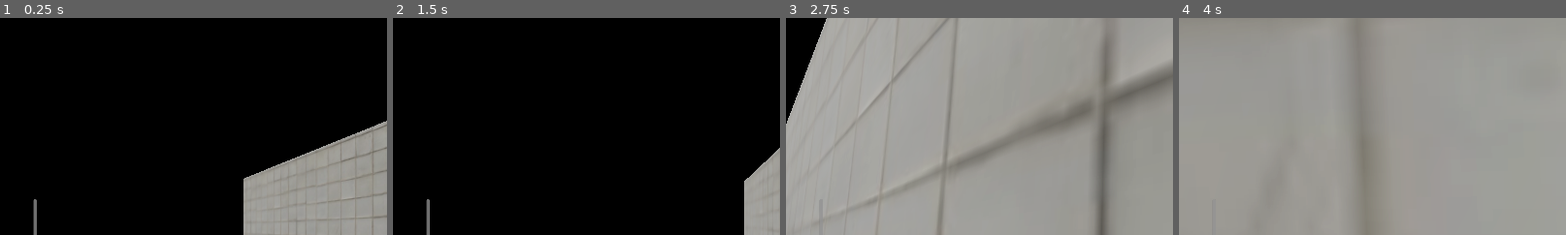
Above: before the commit, frames 1-4 (left to right).
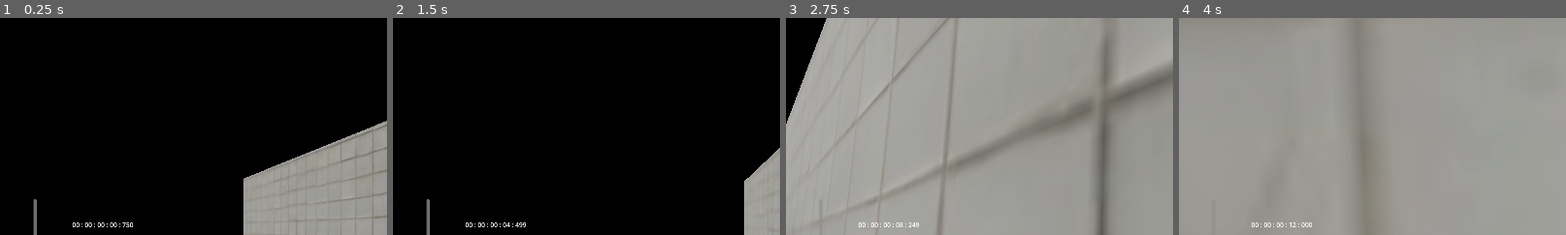
Above: after the commit, the same moments.

Repository: Roberti-coi/horor_game
Game: Godot game, scene res://scenes/level_test.tscn
Two runs of this game, one before a commit and one after it. Both use one fixed random seed, a clock stepped at 60 frames per second and the inputs below.
Inputs (mouse positions are % of the whole screen's width and height, from its top left):
- Up to frame 1 (0.25 s): no input
- Up to frame 2 (1.5 s): tap Enter at 0.5 s; move the mouse to (55, 50) at 0.52 s; hold W (forward) from 0.53 s (still down); tap F (flashlight) at 0.6 s; tap Space (jump) at 0.77 s; move the mouse to (45, 50) at 1.27 s; tap E (interact) at 1.35 s
- Up to frame 3 (2.75 s): keep holding W (forward); tap Space (jump) at 1.52 s; move the mouse to (52, 48) at 2.02 s; tap Shift (sprint) at 2.1 s
- Up to frame 4 (4 s): keep holding W (forward); move the mouse to (49, 52) at 2.77 s; tap F (flashlight) at 2.85 s; tap Space (jump) at 3.02, 3.77 s; move the mouse to (57, 51) at 3.52 s; tap E (interact) at 3.6 s
The pictures show only the part of the screen within x 0-50%, y 2-52%; the shares and areas given below are measured in that part.

The runs differ from the first frame. In frame 1, 0.2% of the frame differs, in the area x 18-35%, y 94-97%; in frame 2, 0.2%; in frame 3, 0.1%; in frame 4, 0.1%.

Commit message:
Add files via upload

Diff:
--- a/scenes/pause_menu.tscn
+++ b/scenes/pause_menu.tscn
@@ -19,6 +19,7 @@
 color = Color(0.192157, 0.192157, 0.192157, 0.501961)
 
 [node name="EXIT MENU" type="Button" parent="ColorRect"]
+layout_mode = 0
 offset_left = 88.0
 offset_top = 462.0
 offset_right = 431.0
@@ -26,6 +27,7 @@
 text = "EXIT MENU"
 
 [node name="SETTING" type="Button" parent="ColorRect"]
+layout_mode = 0
 offset_left = 88.0
 offset_top = 367.0
 offset_right = 427.0
@@ -33,6 +35,7 @@
 text = "SETTINGS"
 
 [node name="RETURN" type="Button" parent="ColorRect"]
+layout_mode = 0
 offset_left = 88.0
 offset_top = 263.0
 offset_right = 427.0
@@ -40,6 +43,7 @@
 text = "RETURN"
 
 [node name="RichTextLabel" type="RichTextLabel" parent="ColorRect"]
+layout_mode = 0
 offset_left = 49.0
 offset_top = 10.0
 offset_right = 104.0
--- a/scenes/ui.tscn
+++ b/scenes/ui.tscn
@@ -1,4 +1,6 @@
-[gd_scene load_steps=2 format=3 uid="uid://l6bygym2fumk"]
+[gd_scene load_steps=3 format=3 uid="uid://l6bygym2fumk"]
+
+[ext_resource type="Script" path="res://script/timer.gd" id="1_21b5m"]
 
 [sub_resource type="ImageTexture" id="ImageTexture_mlu4p"]
 
@@ -29,3 +31,12 @@
 offset_bottom = 587.0
 theme_override_font_sizes/normal_font_size = 30
 text = "E для взаимодейтвия"
+
+[node name="timer" type="Label" parent="."]
+layout_mode = 0
+offset_left = 179.0
+offset_top = 521.0
+offset_right = 243.0
+offset_bottom = 544.0
+text = "00:00:00"
+script = ExtResource("1_21b5m")
--- /dev/null
+++ b/script/timer.gd
@@ -0,0 +1,20 @@
+extends Label
+
+var time = 0
+var timer_on = false
+
+func _ready() -> void:
+	timer_on = true
+
+func _process(delta):
+	if timer_on:
+		time += delta * 3
+		var mils = int(fmod(time, 1) * 1000)  # Приводим к целому числу
+		var secs = int(fmod(time, 60))
+		var mins = int(fmod(time / 60, 60))
+		var hr = int(fmod(time / 3600, 24))
+		var dy = int(fmod(time / 86400, 30))
+
+		var time_passed = "%02d : %02d : %02d : %02d : %03d" % [dy, hr, mins, secs, mils]
+		text = time_passed  # Обновляем текст метки
+#
